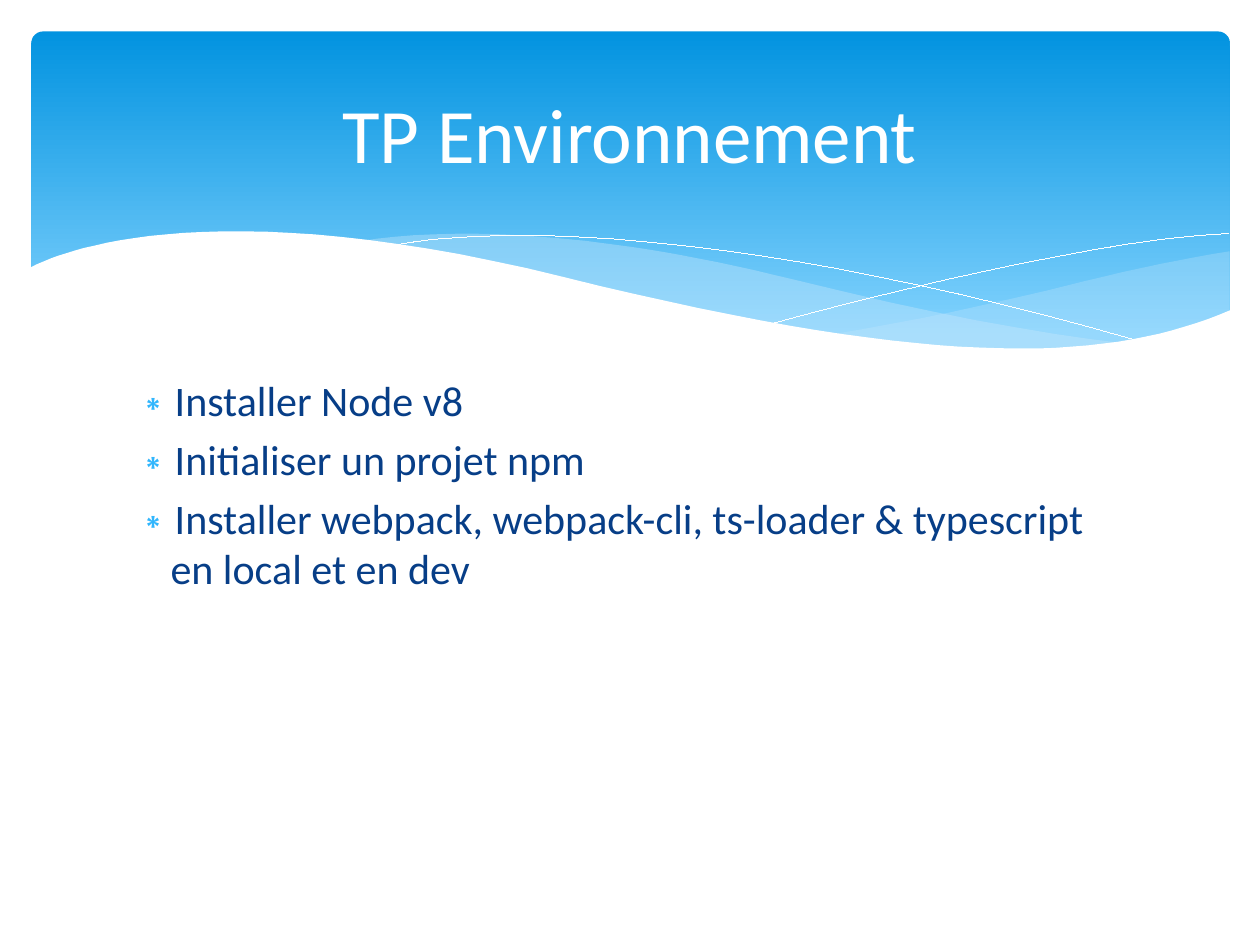
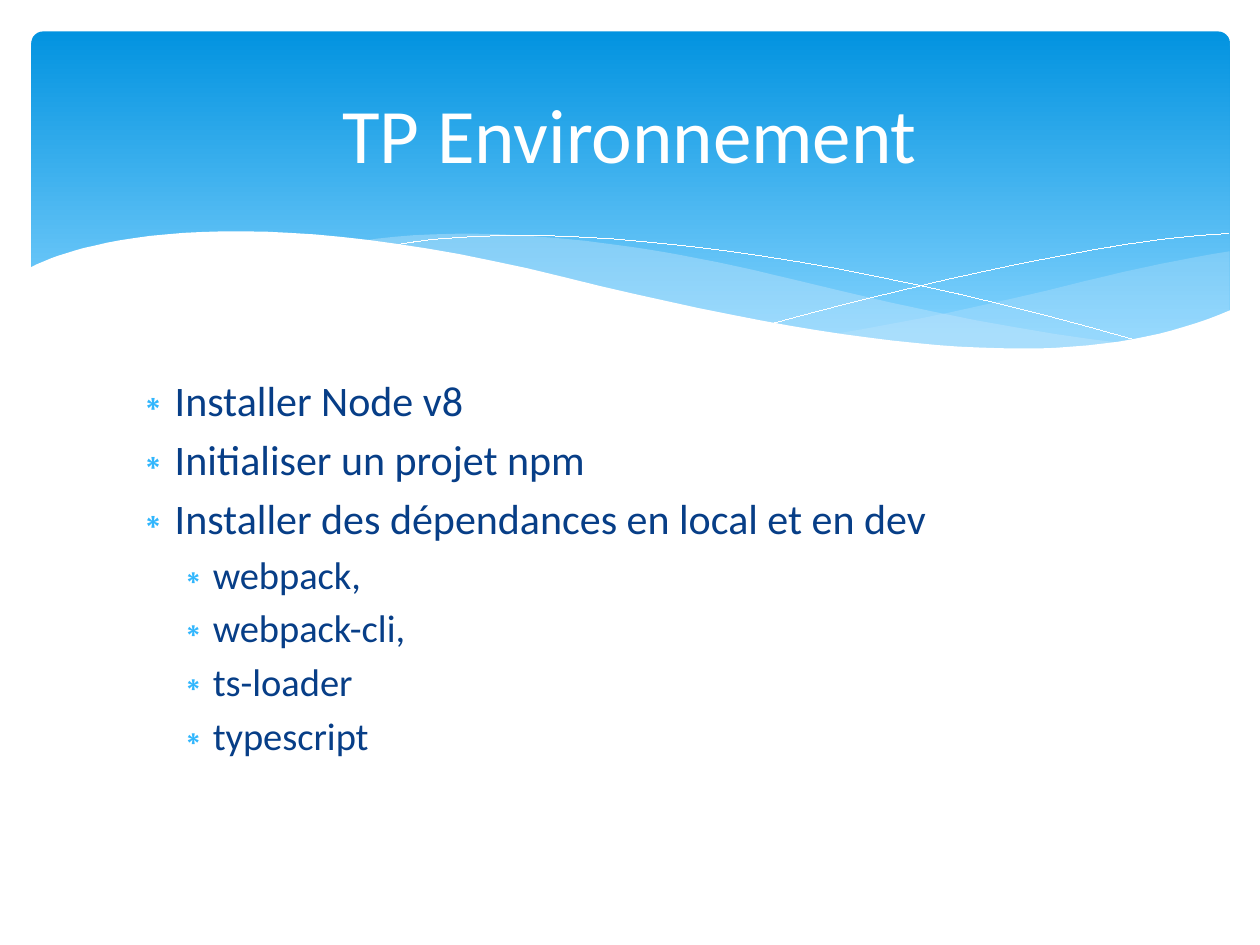
Before and after one commit to dalabord/ng-formation, a slide deck: slide 4 of formation_Angular.pptx. Drawn at 1260x945 pixels with LibreOffice and Linux fonts; fonts in the diff are those of the drawing. Boxes give left, top, right and bottom in pixels: in the first picture for what was removed or moved away, otherwise in the second. Text is boxed around its words. In the diff, an @@ line names an element or a change of style, - is before the commit and + after.

```diff
--- a/formation_Angular.pptx
+++ b/formation_Angular.pptx
@@ text at [175, 504, 926, 757]: text changed; size 24 to 22 pt @@
-∗ Installer webpack, webpack-cli, ts-loader & typescript en local et en dev
+∗ Installer des dépendances en local et en dev
+  ∗ webpack,
+  ∗ webpack-cli,
+  ∗ ts-loader
+  ∗ typescript
```
Also in this commit, not shown: 8 other slides changed, 16 other files.
